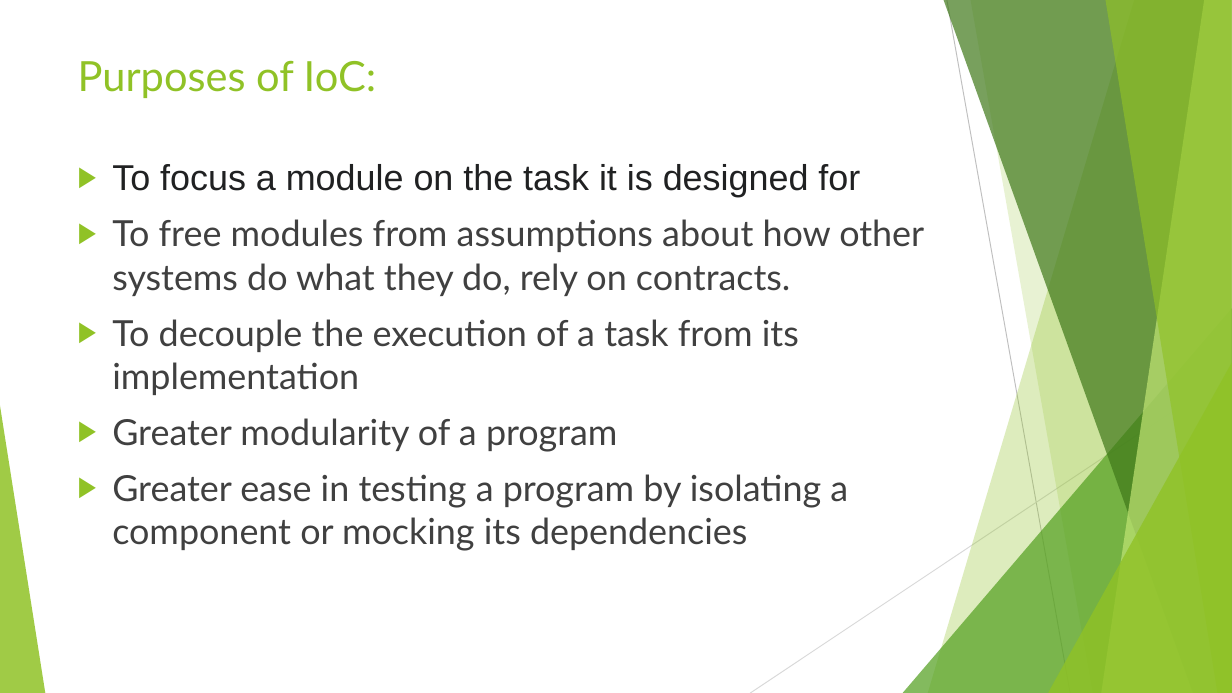
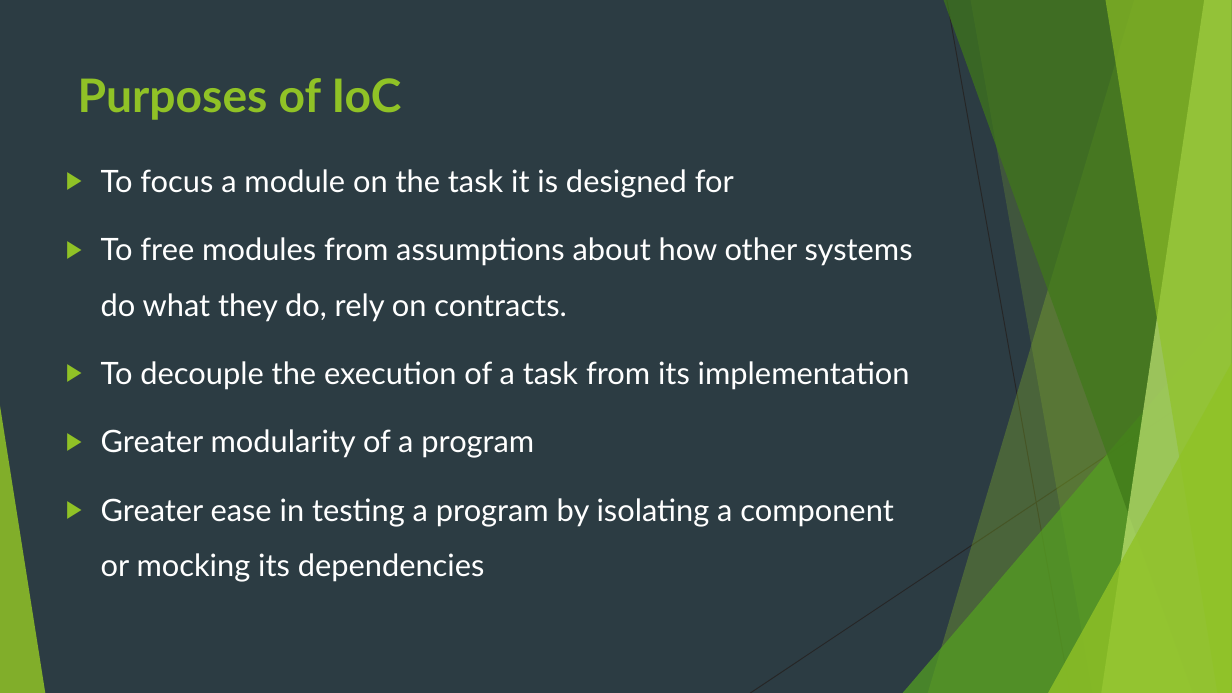
Before and after one commit to idanshal/sb-todo-app-tdp, a slide deck: slide 8 of course_data/presentations/practical_spring_boot_for_tdp.pptx (slide 9 before the commit). Drawn at 1232x693 pixels with LibreOffice and Linux fonts; fonts in the diff are those of the drawing. Boxes give left, top, right and bottom in pixels: in the first picture for what was removed or moved away, otherwise in the second. Text is boxed around its words. In the diff, an @@ line names an element or a change of style, - is before the commit and + after.

```diff
--- a/course_data/presentations/practical_spring_boot_for_tdp.pptx
+++ b/course_data/presentations/practical_spring_boot_for_tdp.pptx
@@ background #FFFFFF to #2C3C43 @@
@@ line (947, 0) - (1070, 693): stroke #BFBFBF 0.75 pt to #262626 0.75 pt @@
@@ title at (78, 78, 402, 120): text changed; size 32.4 to 36 pt; bold on @@
-Purposes of IoC:
+Purposes of IoC
@@ text "To focus a module on ...": place and size @@
-text "To focus a module on ..." at (112, 164, 924, 551)
+text "To focus a module on ..." at (101, 169, 913, 527)
@@ text "To focus a module on ..." at (101, 169, 913, 527): size 28 to 24 pt; font Arial to Lato, text colour #202122 to #FFFFFF in "To focus a module on the task ..."; text colour #404040 to #FFFFFF in "To free modules from assumptions about how ...", "To decouple the execution of a task ...", "Greater modularity of a program", "Greater ease in testing a program by ..."; line spacing 1 to 1.5 @@
@@ line (1232, 372) - (750, 693): stroke #D9D9D9 0.75 pt to #262626 0.75 pt @@
```
Also in this commit, not shown: 12 other slides changed, 1 slide removed.
